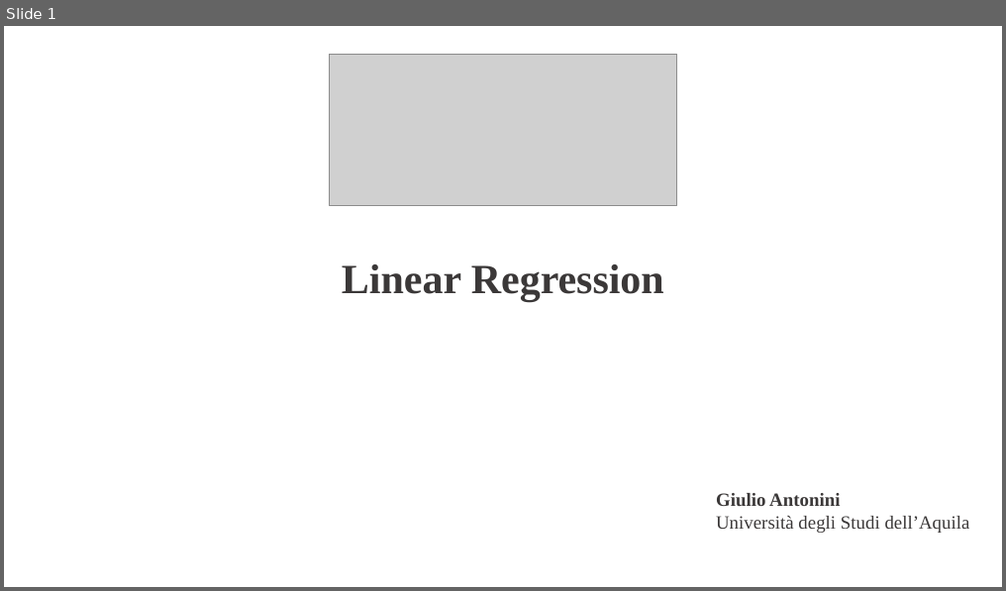
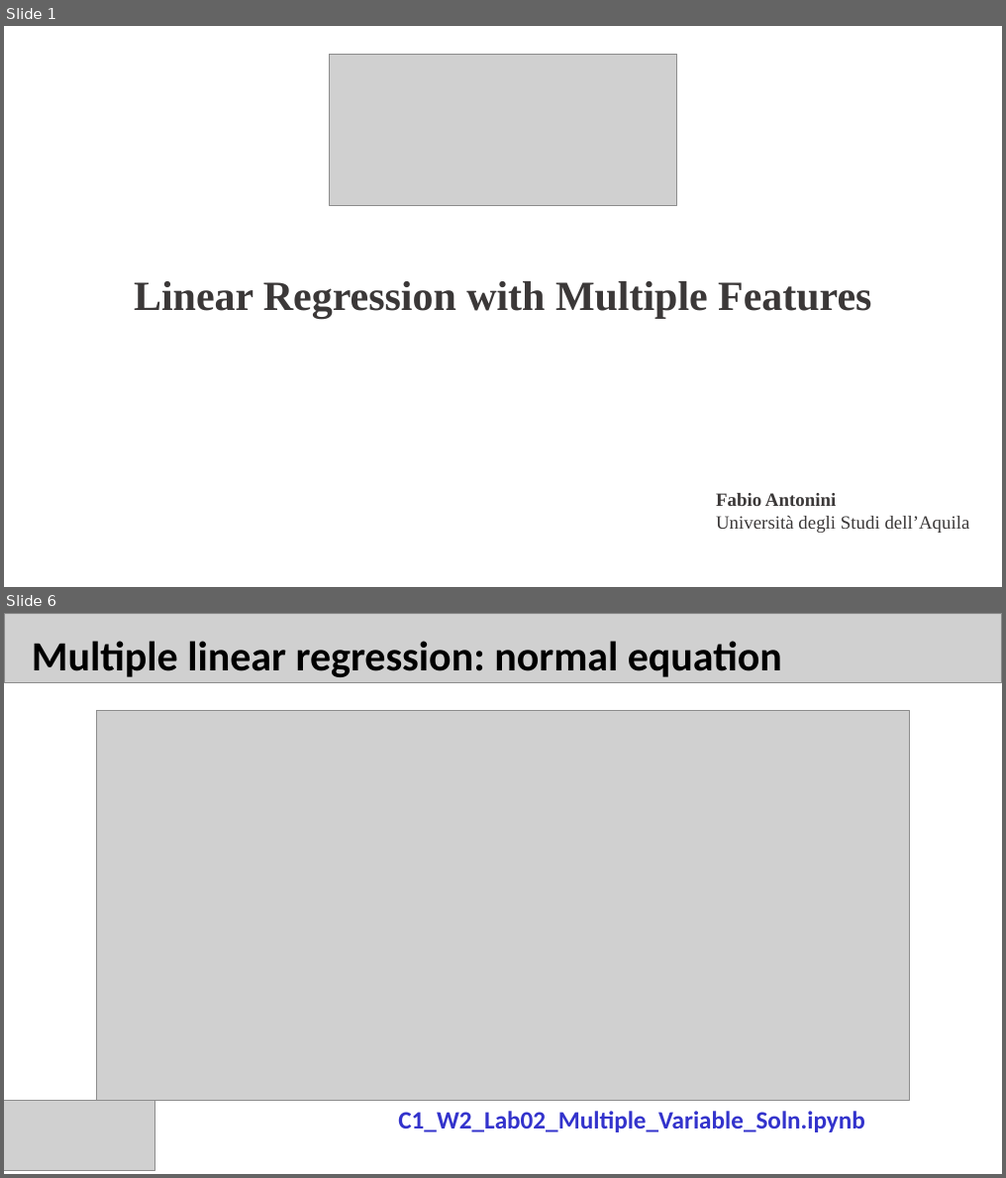
Before and after one commit to fabioantonini/introduction-machine-learning-for-engineers, a slide deck: Lectures/LinearRegressionMultipleFeatures/Slides/LinearRegressionMultipleFeatures.ppt. Shown one above the other, each under a label of ours: slide 1 before the commit, slides 1 and 6 after it; the slides between them are not shown. The pictures are 1006x591 and 1006x1178 pixels, drawn with LibreOffice and Linux fonts; fonts in the diff are those of the drawing; grey boxes stand for pictures; background and template pictures are left out. Boxes give left, top, right and bottom in pixels: in the first picture for what was removed or moved away, otherwise in the second. Text is boxed around its words. In the diff, an @@ line names an element or a change of style, - is before the commit and + after.

```diff
--- a/Lectures/LinearRegressionMultipleFeatures/Slides/LinearRegressionMultipleFeatures.ppt
+++ b/Lectures/LinearRegressionMultipleFeatures/Slides/LinearRegressionMultipleFeatures.ppt
@@ slide 6 added at box(4, 613, 1002, 1174), background #FFFFFF @@
@@ picture added at box(4, 613, 1001, 683) @@
@@ text added at box(32, 641, 782, 677), 40 pt, text #000000, bold @@
+Multiple linear regression: normal equation
@@ picture added at box(97, 710, 909, 1100) @@
@@ picture added at box(4, 1100, 154, 1170) @@
@@ text added at box(398, 1111, 865, 1133), 24 pt, text #3333CC, bold @@
+C1_W2_Lab02_Multiple_Variable_Soln.ipynb
@@ slide 1 changed as well @@
@@ text at box(134, 281, 871, 318): text changed @@
-Linear Regression
+Linear Regression with Multiple Features
@@ text at box(716, 493, 836, 506): text changed @@
-Giulio Antonini
+Fabio Antonini
```
Also in this commit, not shown: 1 other slide changed, 16 other slides added, 1 slide removed, 23 other files.
